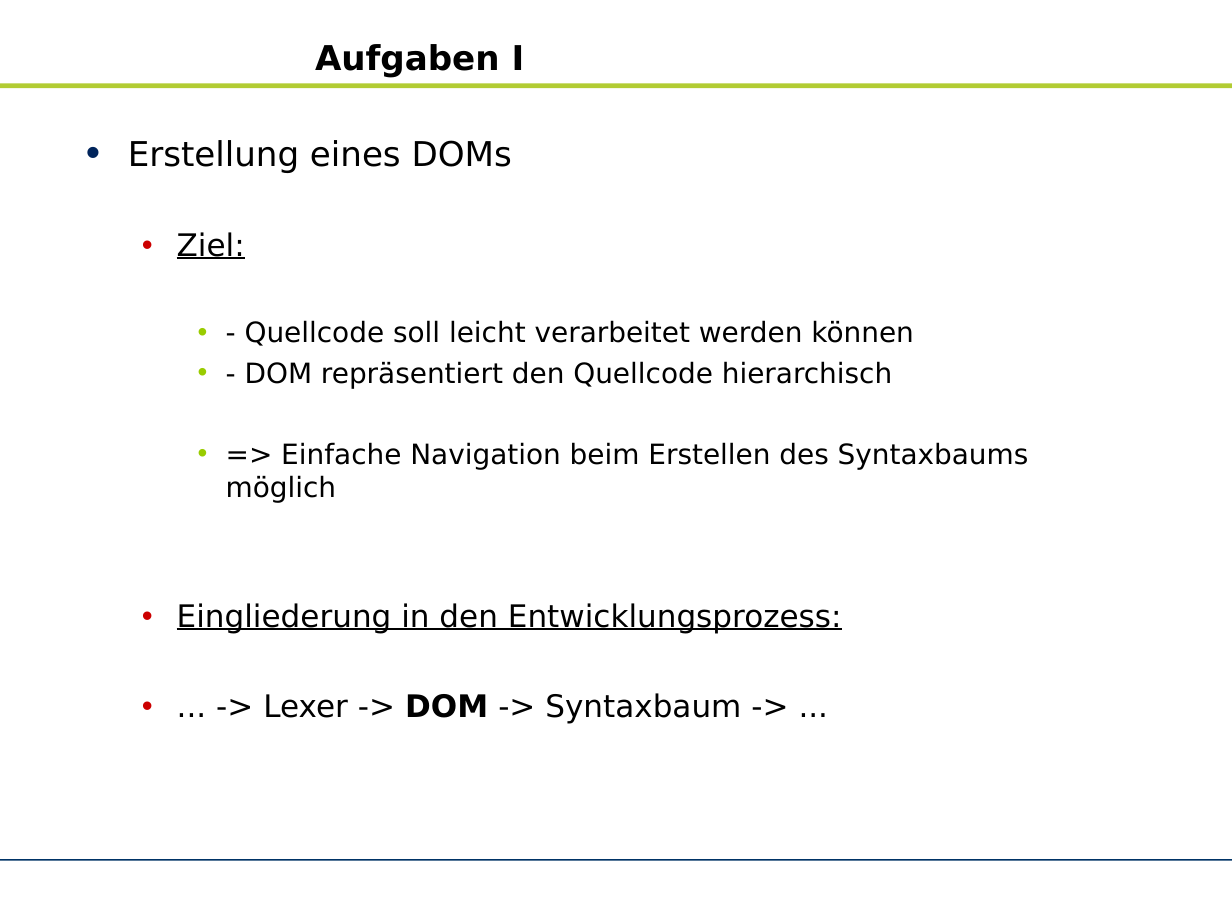
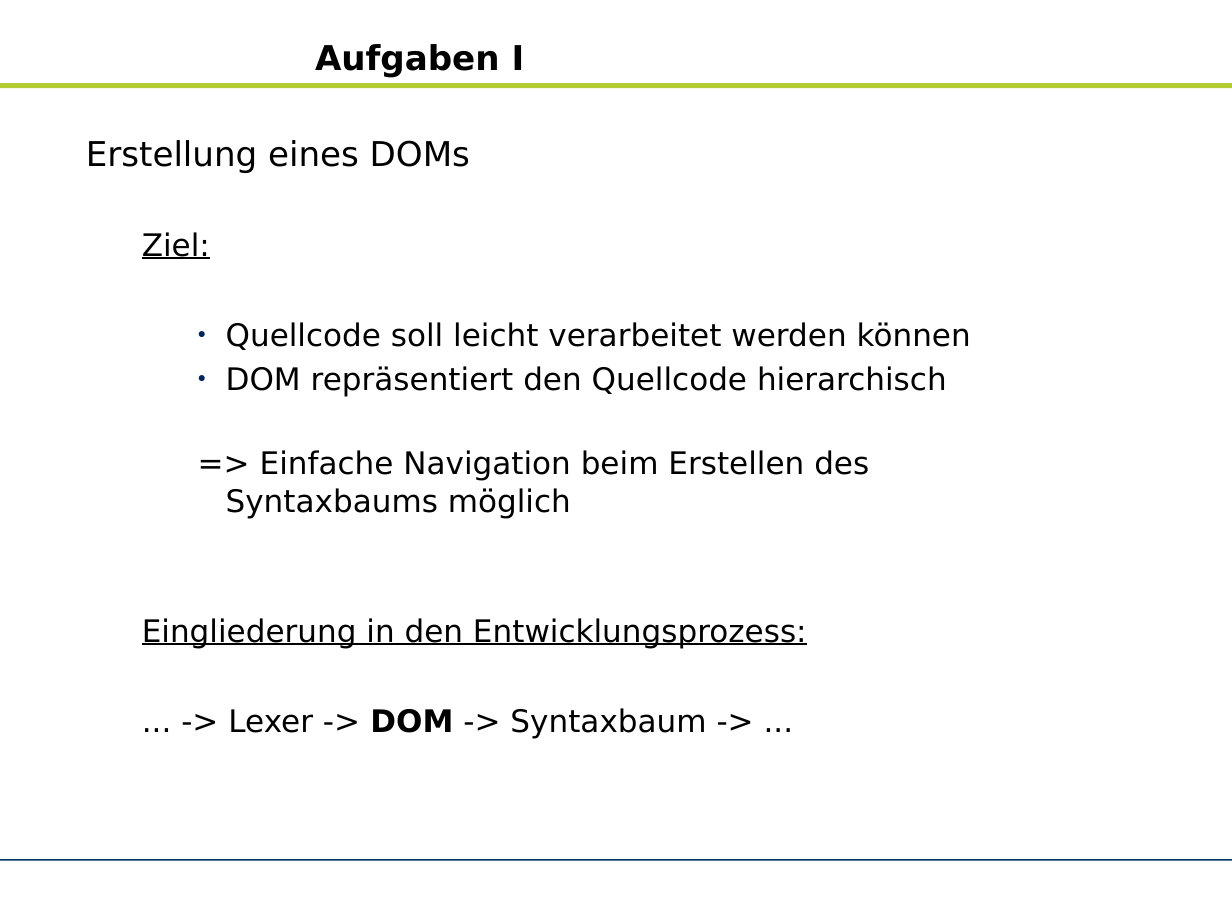
Before and after one commit to zhongxinhua/sose10-swp-uebersetzerbau, a slide deck: slide 3 of trunk/dokumentation/sm_praesentation_3006.odp. Drawn at 1232x924 pixels with LibreOffice and Linux fonts; fonts in the diff are those of the drawing; background and template pictures are left out. Boxes give left, top, right and bottom in pixels: in the first picture for what was removed or moved away, otherwise in the second. Text is boxed around its words. In the diff, an @@ line names an element or a change of style, - is before the commit and + after.

```diff
--- a/trunk/dokumentation/sm_praesentation_3006.odp
+++ b/trunk/dokumentation/sm_praesentation_3006.odp
@@ text at (86, 140, 869, 739): size 18 to 20 pt in "=> Einfache Navigation beim Erstellen des Syntaxbaums ..."; bullet • to none; list level 2 to 1 in "Ziel:"; list level 3 to 1 in "=> Einfache Navigation beim Erstellen ..."; list level 2 to 1 in "Eingliederung in den Entwicklungsprozess:"; list level 2 to 1 in "... -> Lexer -> DOM ..." @@
@@ text at (226, 322, 971, 396): text changed; size 18 to 20 pt @@
-    • - Quellcode soll leicht verarbeitet werden können
-    • - DOM repräsentiert den Quellcode hierarchisch
+● Quellcode soll leicht verarbeitet werden können
+● DOM repräsentiert den Quellcode hierarchisch
```
Also in this commit, not shown: 7 other slides changed, 1 slide added.
